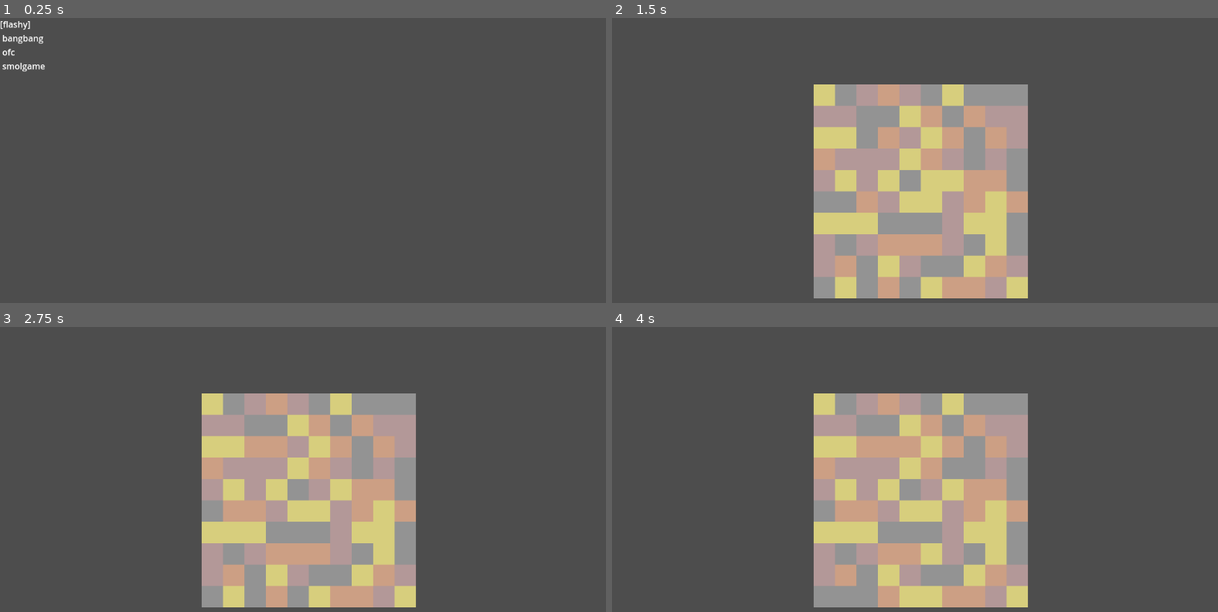
Above: before the commit, frames 1-4 (two rows, left to right).
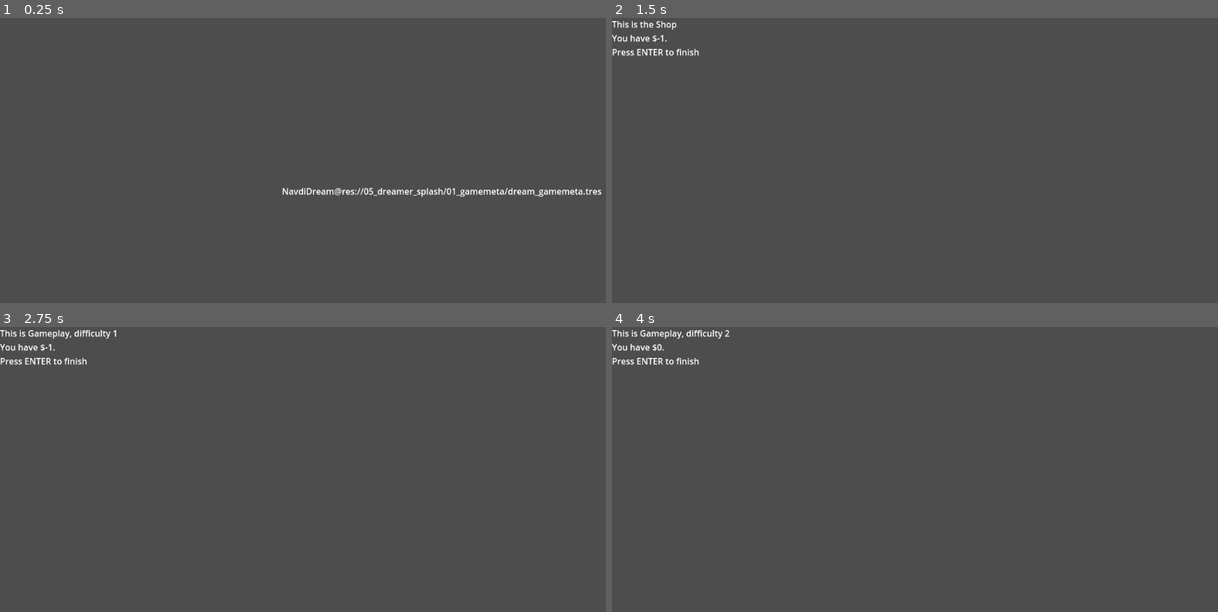
Above: after the commit, the same moments.

Repository: droqen/LEONARDS_INFERNO
Game: Godot game, scene res://05_dreamer_splash/initdreamer.tscn
Two runs of this game, one before a commit and one after it. Both use one fixed random seed, a clock stepped at 60 frames per second and the inputs below. Before the commit the project starts from res://00_museum/debug_start_menu.tscn.
Inputs (mouse positions are in pixels of both pictures, inside the frame that each line leads up to):
- Up to frame 1 (0.25 s): no input
- Up to frame 2 (1.5 s): tap Enter (action) at 0.5, 1.35 s; move the mouse to (1054, 174) at 0.52 s; hold Right (right) 0.53-1.28 s; hold Enter (action) 0.53-1.28 s; click (1054, 174) at 0.67 s; move the mouse to (799, 208) at 1.27 s; hold Down (down) from 1.28 s (still down)
- Up to frame 3 (2.75 s): tap Enter (action) at 2 s; move the mouse to (369, 423) at 2.02 s; release Down (down) at 2.03 s; hold Right (right) from 2.03 s (still down); hold Enter (action) from 2.03 s (still down)
- Up to frame 4 (4 s): move the mouse to (890, 569) at 2.77 s; release Right (right) at 2.78 s; release Enter (action) at 2.78 s; hold Up (up) 2.78-3.53 s; tap Enter (action) at 2.85, 3.5 s; click (890, 569) at 2.92 s; move the mouse to (1108, 552) at 3.52 s; hold Left (left) from 3.53 s (still down); hold Enter (action) from 3.53 s (still down)

The runs differ from the first frame. In frame 1, 1.0% of the frame differs, in the area x 0-100%, y 1-63%; in frame 2, 27%; in frame 3, 27%; in frame 4, 27%, in the area x 0-69%, y 1-99%.
Error before the commit: Parse Error: Identifier "Bufs" not declared in the current scope. (res://03_ofc_platformer/player.gd:10)

Commit message:
:) the shop structure is in place.

Diff:
--- /dev/null
+++ b/05_dreamer_splash/00_mainmenu/dream_mainmenu.tres
@@ -0,0 +1,9 @@
+[gd_resource type="Resource" script_class="NavdiDream" load_steps=3 format=3 uid="uid://bn250s23r6lns"]
+
+[ext_resource type="PackedScene" uid="uid://cvrqelcynt354" path="res://05_dreamer_splash/00_mainmenu/dream_mainmenu_scene.tscn" id="1_3egd6"]
+[ext_resource type="Script" uid="uid://dmknyp6uhnvkf" path="res://navdi/navdidream.gd" id="1_43b6w"]
+
+[resource]
+script = ExtResource("1_43b6w")
+packed_scene = ExtResource("1_3egd6")
+metadata/_custom_type_script = "uid://dmknyp6uhnvkf"
--- /dev/null
+++ b/05_dreamer_splash/00_mainmenu/dream_mainmenu_scene.tscn
@@ -0,0 +1,20 @@
+[gd_scene load_steps=2 format=3 uid="uid://cvrqelcynt354"]
+
+[ext_resource type="Script" uid="uid://cvxsrsswf2uje" path="res://05_dreamer_splash/00_mainmenu/dreamlist.gd" id="1_yk7pp"]
+
+[node name="DreamMainmenuScene" type="Node2D"]
+
+[node name="Camera2D" type="Camera2D" parent="."]
+
+[node name="dreamlist" type="Node2D" parent="."]
+script = ExtResource("1_yk7pp")
+
+[node name="Label" type="Label" parent="dreamlist"]
+offset_left = -50.0
+offset_top = -50.0
+offset_right = 50.0
+offset_bottom = 50.0
+text = "test
+test2"
+horizontal_alignment = 1
+vertical_alignment = 1
--- /dev/null
+++ b/05_dreamer_splash/00_mainmenu/dreamlist.gd
@@ -0,0 +1,13 @@
+extends Node2D
+
+@onready var dreams : Array[NavdiDream] = [
+	load("res://05_dreamer_splash/01_gamemeta/dream_gamemeta.tres")
+]
+
+func _physics_process(_delta: float) -> void:
+	$Label.text = "\n"
+	for dream in dreams:
+		$Label.text += "%s\n"%dream
+	$Label.text = $Label.text.trim_prefix("\n").trim_suffix("\n")
+	if Pin.get_a_hit():
+		Dreamer.dream(dreams[0])
--- /dev/null
+++ b/05_dreamer_splash/01_gamemeta/dream_gamemeta.tres
@@ -0,0 +1,9 @@
+[gd_resource type="Resource" script_class="NavdiDream" load_steps=3 format=3 uid="uid://w0hnuq8nphwv"]
+
+[ext_resource type="PackedScene" uid="uid://ds2aow1g2yej8" path="res://05_dreamer_splash/01_gamemeta/gamemeta_mgr.tscn" id="1_n1hdr"]
+[ext_resource type="Script" uid="uid://dmknyp6uhnvkf" path="res://navdi/navdidream.gd" id="1_tuthq"]
+
+[resource]
+script = ExtResource("1_tuthq")
+packed_scene = ExtResource("1_n1hdr")
+metadata/_custom_type_script = "uid://dmknyp6uhnvkf"
--- /dev/null
+++ b/05_dreamer_splash/01_gamemeta/gamemeta_mgr.gd
@@ -0,0 +1,24 @@
+extends Node
+
+var SHOP = load("res://05_dreamer_splash/02b_shopscreen/dream_shopscreen.tres")
+var GAMEPLAY = load("res://05_dreamer_splash/02a_gameplay/dream_gameplay.tres")
+
+func _ready() -> void:
+	if Dreamer.first('gmmgr initialized'):
+		Dreamer.w('levelindex',0)
+		Dreamer.w('currency',0)
+		Dreamer.w('map',[0,"s",1,5,2,3,6,3,4,10,"x"])
+	else:
+		Dreamer.w('levelindex',Dreamer.r('levelindex')+1)
+
+	var mapvalue = Dreamer.r('map')[Dreamer.r('levelindex')]
+
+	if mapvalue is int:
+		Dreamer.w('gameplay difficulty', int(mapvalue))
+		Dreamer.dream(GAMEPLAY)
+	else:
+		match mapvalue:
+			's':
+				Dreamer.dream(SHOP)
+			_:
+				Dreamer.wake()
--- /dev/null
+++ b/05_dreamer_splash/01_gamemeta/gamemeta_mgr.tscn
@@ -0,0 +1,6 @@
+[gd_scene load_steps=2 format=3 uid="uid://ds2aow1g2yej8"]
+
+[ext_resource type="Script" uid="uid://60le51a4pye4" path="res://05_dreamer_splash/01_gamemeta/gamemeta_mgr.gd" id="1_nonvn"]
+
+[node name="GamemetaMgr" type="Node"]
+script = ExtResource("1_nonvn")
--- /dev/null
+++ b/05_dreamer_splash/02a_gameplay/dream_gameplay.tres
@@ -0,0 +1,9 @@
+[gd_resource type="Resource" script_class="NavdiDream" load_steps=3 format=3 uid="uid://dxby7bagddswu"]
+
+[ext_resource type="PackedScene" uid="uid://bpe6pgwe6trme" path="res://05_dreamer_splash/02a_gameplay/gameplay_scene.tscn" id="1_eetax"]
+[ext_resource type="Script" uid="uid://dmknyp6uhnvkf" path="res://navdi/navdidream.gd" id="2_7m0ej"]
+
+[resource]
+script = ExtResource("2_7m0ej")
+packed_scene = ExtResource("1_eetax")
+metadata/_custom_type_script = "uid://dmknyp6uhnvkf"
--- /dev/null
+++ b/05_dreamer_splash/02a_gameplay/gameplay_scene.gd
@@ -0,0 +1,23 @@
+extends Node2D
+
+var GAMEMETA = load("res://05_dreamer_splash/01_gamemeta/dream_gamemeta.tres")
+
+var _currency : int
+var currency : int :
+	get : return _currency
+	set(c) :
+		Dreamer.w('currency', c, GAMEMETA)
+		_currency = c
+
+@onready var difficulty : int = Dreamer.r('gameplay difficulty') # doesn't change
+
+func _ready() -> void:
+	_currency = Dreamer.r('currency')
+	var difficulty : int = Dreamer.r('gameplay difficulty')
+
+func _physics_process(_delta: float) -> void:
+	$Label.text = "This is Gameplay, difficulty %d\nYou have $%d.\nPress ENTER to finish" % [difficulty, currency]
+	var dphy = Pin.get_dpad_hit().y
+	if dphy: currency -= dphy
+	if Pin.get_a_hit():
+		Dreamer.wake()
--- /dev/null
+++ b/05_dreamer_splash/02a_gameplay/gameplay_scene.tscn
@@ -0,0 +1,11 @@
+[gd_scene load_steps=2 format=3 uid="uid://bpe6pgwe6trme"]
+
+[ext_resource type="Script" uid="uid://cmtrflo78ygbq" path="res://05_dreamer_splash/02a_gameplay/gameplay_scene.gd" id="1_pmhbl"]
+
+[node name="GameplayScene" type="Node2D"]
+script = ExtResource("1_pmhbl")
+
+[node name="Label" type="Label" parent="."]
+offset_right = 40.0
+offset_bottom = 23.0
+text = "This is Gameplay"
--- /dev/null
+++ b/05_dreamer_splash/02b_shopscreen/dream_shopscreen.tres
@@ -0,0 +1,9 @@
+[gd_resource type="Resource" script_class="NavdiDream" load_steps=3 format=3 uid="uid://lmt7t62sk3fc"]
+
+[ext_resource type="PackedScene" uid="uid://gyi2cwtyc8p6" path="res://05_dreamer_splash/02b_shopscreen/shop.tscn" id="1_kucsr"]
+[ext_resource type="Script" uid="uid://dmknyp6uhnvkf" path="res://navdi/navdidream.gd" id="1_p5kvf"]
+
+[resource]
+script = ExtResource("1_p5kvf")
+packed_scene = ExtResource("1_kucsr")
+metadata/_custom_type_script = "uid://dmknyp6uhnvkf"
--- /dev/null
+++ b/05_dreamer_splash/02b_shopscreen/shop.gd
@@ -0,0 +1,20 @@
+extends Node2D
+
+var GAMEMETA = load("res://05_dreamer_splash/01_gamemeta/dream_gamemeta.tres")
+
+var _currency : int
+var currency : int :
+	get : return _currency
+	set(c) :
+		Dreamer.w('currency', c, GAMEMETA)
+		_currency = c
+
+func _ready() -> void:
+	_currency = Dreamer.r('currency')
+
+func _physics_process(_delta: float) -> void:
+	$Label.text = "This is the Shop\nYou have $%d.\nPress ENTER to finish" % [currency]
+	var dphy = Pin.get_dpad_hit().y
+	if dphy: currency -= dphy
+	if Pin.get_a_hit():
+		Dreamer.wake()
--- /dev/null
+++ b/05_dreamer_splash/02b_shopscreen/shop.tscn
@@ -0,0 +1,11 @@
+[gd_scene load_steps=2 format=3 uid="uid://gyi2cwtyc8p6"]
+
+[ext_resource type="Script" uid="uid://v8cpex1nrwj0" path="res://05_dreamer_splash/02b_shopscreen/shop.gd" id="1_omhj0"]
+
+[node name="Shop" type="Node2D"]
+script = ExtResource("1_omhj0")
+
+[node name="Label" type="Label" parent="."]
+offset_right = 40.0
+offset_bottom = 23.0
+text = "This is Shop."
--- /dev/null
+++ b/05_dreamer_splash/initdreamer.gd
@@ -0,0 +1,6 @@
+extends Node
+
+@export var first_dream : NavdiDream
+
+func _ready() -> void:
+	Dreamer.dream(first_dream)
--- /dev/null
+++ b/05_dreamer_splash/initdreamer.tscn
@@ -0,0 +1,8 @@
+[gd_scene load_steps=3 format=3 uid="uid://b01vg6jlsqlps"]
+
+[ext_resource type="Script" uid="uid://d2hd2f43bud1p" path="res://05_dreamer_splash/initdreamer.gd" id="1_4k5sb"]
+[ext_resource type="Resource" uid="uid://bn250s23r6lns" path="res://05_dreamer_splash/00_mainmenu/dream_mainmenu.tres" id="2_6tmi3"]
+
+[node name="FirstDream" type="Node2D"]
+script = ExtResource("1_4k5sb")
+first_dream = ExtResource("2_6tmi3")
--- /dev/null
+++ b/navdi/navdidream.gd
@@ -0,0 +1,5 @@
+extends Resource
+class_name NavdiDream
+@export var packed_scene : PackedScene = null # default is null.
+func _to_string() -> String:
+	return "NavdiDream@%s" % resource_path
--- /dev/null
+++ b/navdi/navdidreamer.gd
@@ -0,0 +1,83 @@
+extends Node
+class_name NavdiDreamer
+
+var initialized : bool = false
+var dream_stack : Array[NavdiDream] = []
+var dream_depth : int = -1
+
+var _memory_stack : Array[Dictionary]
+
+func w(k,v,d:NavdiDream=null):
+	prints("w",k,v,d)
+	if dream_depth < 0:
+		push_error("dream depth is -1, meaning Dreamer has not been initiated - w (write) does not work")
+	elif d == null:
+		_memory_stack[dream_depth][k] = v
+	else:
+		var i = dream_stack.find(d)
+		print(i)
+		if i >= 0:
+			_memory_stack[i][k] = v
+		else:
+			push_error("dream %s is undreamt - w (write) does not work on dreams not currently in the dream stack")
+func r(k,d=null):
+	print("r",k)
+	for i in range(0,dream_depth+1):
+		if _memory_stack[i].has(k):
+			prints("hello i has:", _memory_stack[i][k])
+			return _memory_stack[i][k]
+	return d
+func first(k)->bool:
+	if r(k)==null: w(k,1); return true;
+	return false # else<
+
+func _goto_current_dream_packed():
+	if dream_depth < 0:
+		push_error("goto current dream packed failed - dream depth < 0 - quitting")
+		get_tree().quit(0)
+	else:
+		var d : NavdiDream = dream_stack[dream_depth]
+		if d == null:
+			print(dream_stack)
+			print(dream_depth)
+			print(dream_stack[dream_depth])
+			push_error("goto current dream packed failed - current dream is null")
+		elif d.packed_scene == null:
+			push_error("goto current dream packed failed - dream %s has no packed scene" % dream_stack[dream_depth])
+		else:
+			var ps : PackedScene = d.packed_scene
+			await get_tree().process_frame # wait 1 frame... in the long run we could be waiting longer than this
+			var err = get_tree().change_scene_to_packed(ps)
+			if err != OK:
+				push_error("failed to change scene to packed %s of dream %s : reason %s" % [ps, d , err])
+
+func dream(d:NavdiDream) -> void:
+	if d in dream_stack:
+		push_error("already inside dream %s" % d)
+	else:
+		dream_stack.append(d)
+		_memory_stack.append(Dictionary())
+		dream_depth += 1
+		_goto_current_dream_packed()
+
+func reset():
+	_goto_current_dream_packed()
+
+func wake() -> void:
+	dream_stack.pop_back()
+	_memory_stack.pop_back()
+	dream_depth -= 1
+	if dream_depth >= 0:
+		_goto_current_dream_packed()
+	else:
+		# save memories?
+		get_tree().quit(0) # awake
+
+func wake_to(d:NavdiDream):
+	var i = dream_stack.find(d)
+	if i >= 0:
+		dream_stack = dream_stack.slice(0, i + 1)
+		dream_depth = i
+		_goto_current_dream_packed()
+	else:
+		push_error("can't wake up to undreamt dream %s" % d); return false;
--- a/project.godot
+++ b/project.godot
@@ -11,13 +11,14 @@
 [application]
 
 config/name="Leonard's Inferno"
-run/main_scene="uid://buxgbwckh1jd0"
+run/main_scene="uid://b01vg6jlsqlps"
 config/features=PackedStringArray("4.4", "GL Compatibility")
 config/icon="res://icon.svg"
 
 [autoload]
 
 Pin="*res://utils/pin.gd"
+Dreamer="*res://navdi/navdidreamer.gd"
 
 [input]
 
Not shown, added: 05_dreamer_splash/00_mainmenu/dreamlist.gd.uid
Not shown, added: 05_dreamer_splash/01_gamemeta/gamemeta_mgr.gd.uid
Not shown, added: 05_dreamer_splash/02a_gameplay/gameplay_scene.gd.uid
Not shown, added: 05_dreamer_splash/02b_shopscreen/shop.gd.uid
Not shown, added: 05_dreamer_splash/initdreamer.gd.uid
Not shown, added: navdi/navdidream.gd.uid
Not shown, added: navdi/navdidreamer.gd.uid
